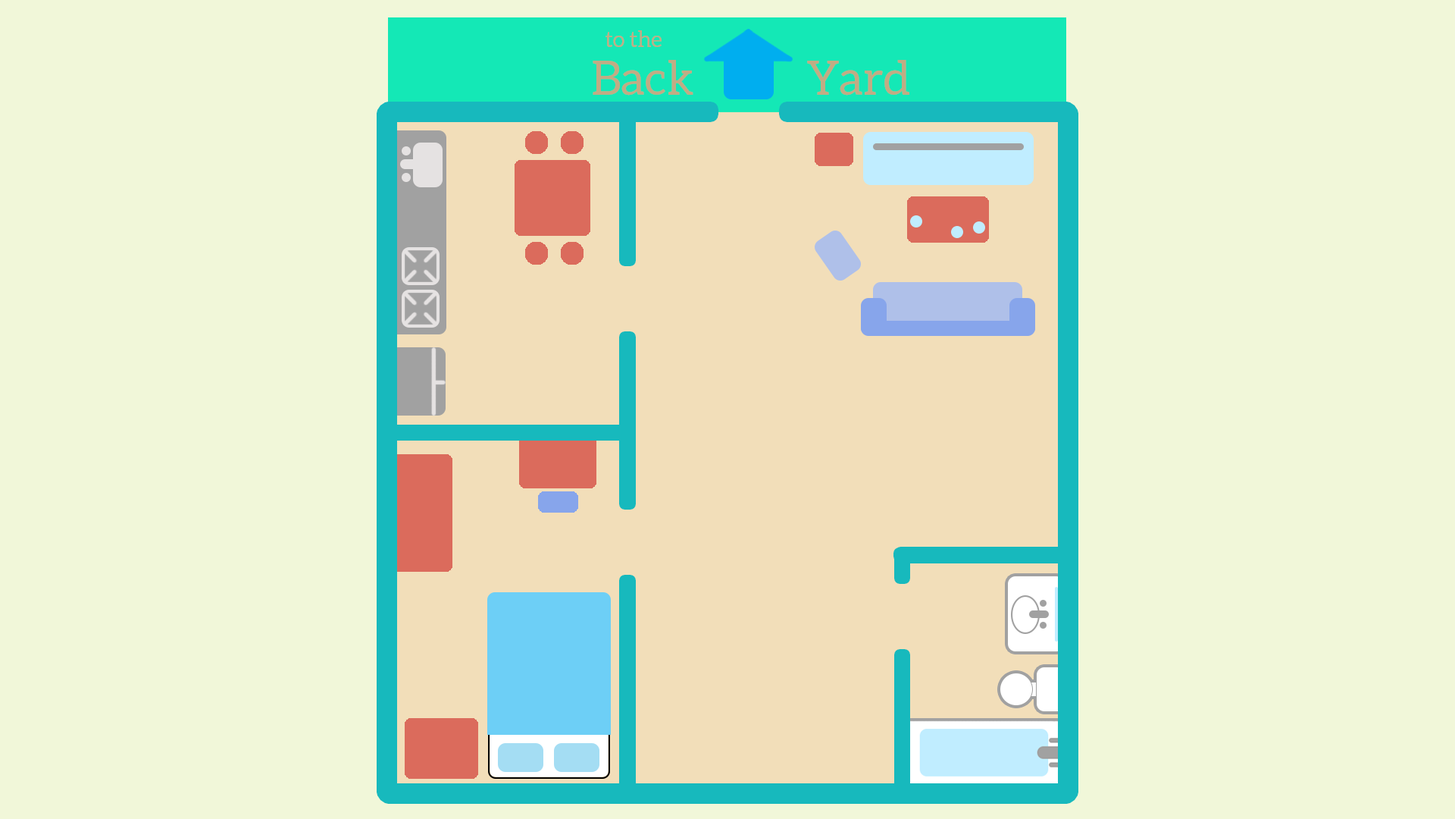
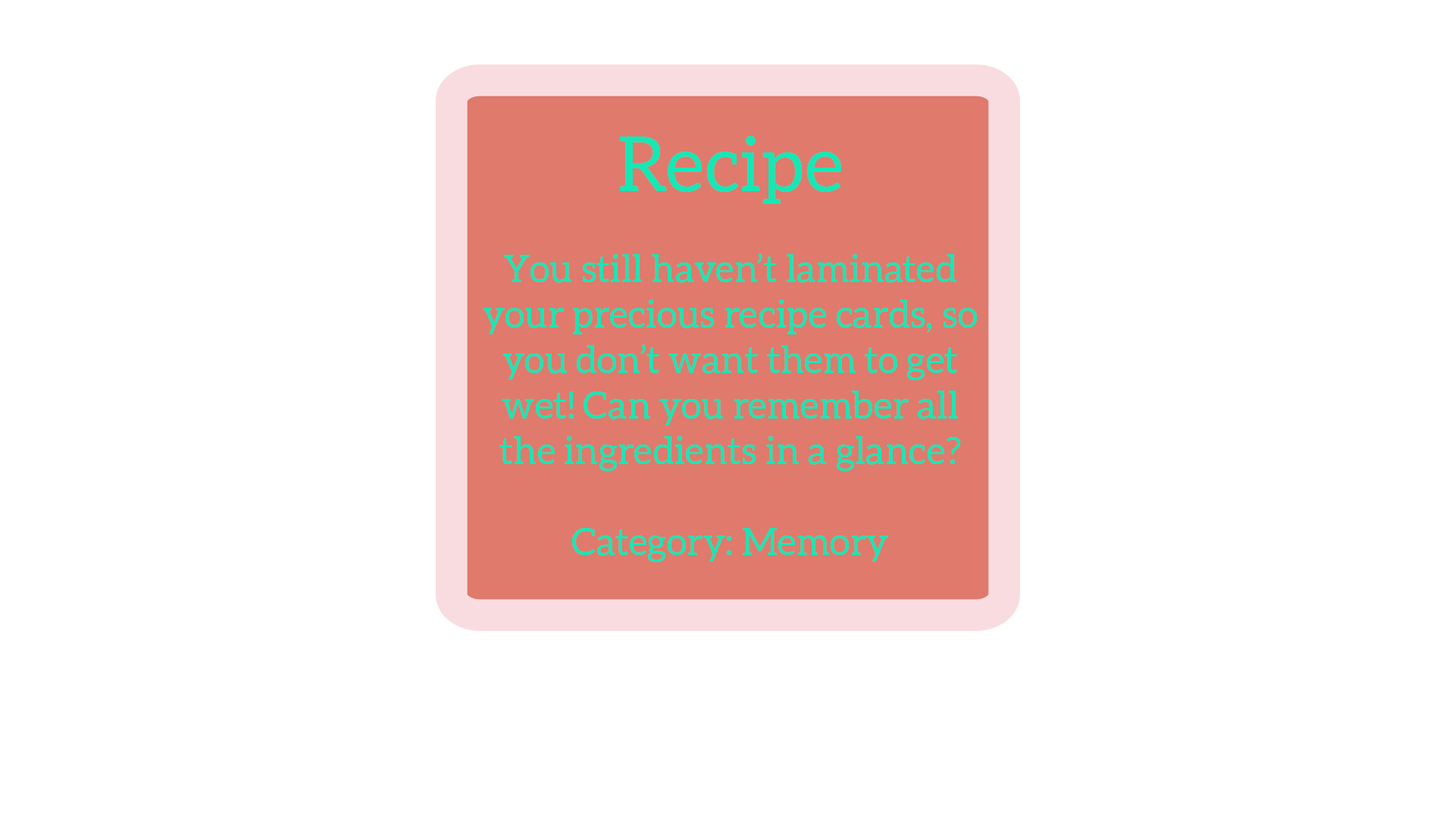
Revision of a layered w=1455, h=819 image; what changed, layer by layer:
added group "About pages" with 9 layers above "bathroom" over [435, 46, 1021, 706]
added group "KITCHEN" (1st of 2, in "About pages") with 2 layers in group "About pages" over [435, 64, 1021, 631]
added layer "KITCHEN" (2nd of 2, in "About pages" › "KITCHEN") in group "KITCHEN" over [482, 135, 978, 563]
added layer "Rounded Rectangle 1" (90%) in group "KITCHEN" over [435, 64, 1021, 631]
hid group "bathroom" (3 layers) over [910, 573, 1059, 783]
hid group "living room" (7 layers) over [814, 131, 1036, 336]
hid group "bedroom" (8 layers) over [397, 440, 611, 779]
hid group "kitchen" (6 layers) over [397, 130, 591, 417]
hid group "house" (5 layers) over [384, 17, 1072, 796]
hid "Layer 6" over [0, 0, 1455, 819]
hid "Layer 3" over [0, 0, 1455, 819]
hid "Layer 4" over [0, 0, 1455, 819]
hid "Layer 2" over [0, 0, 1455, 819]
